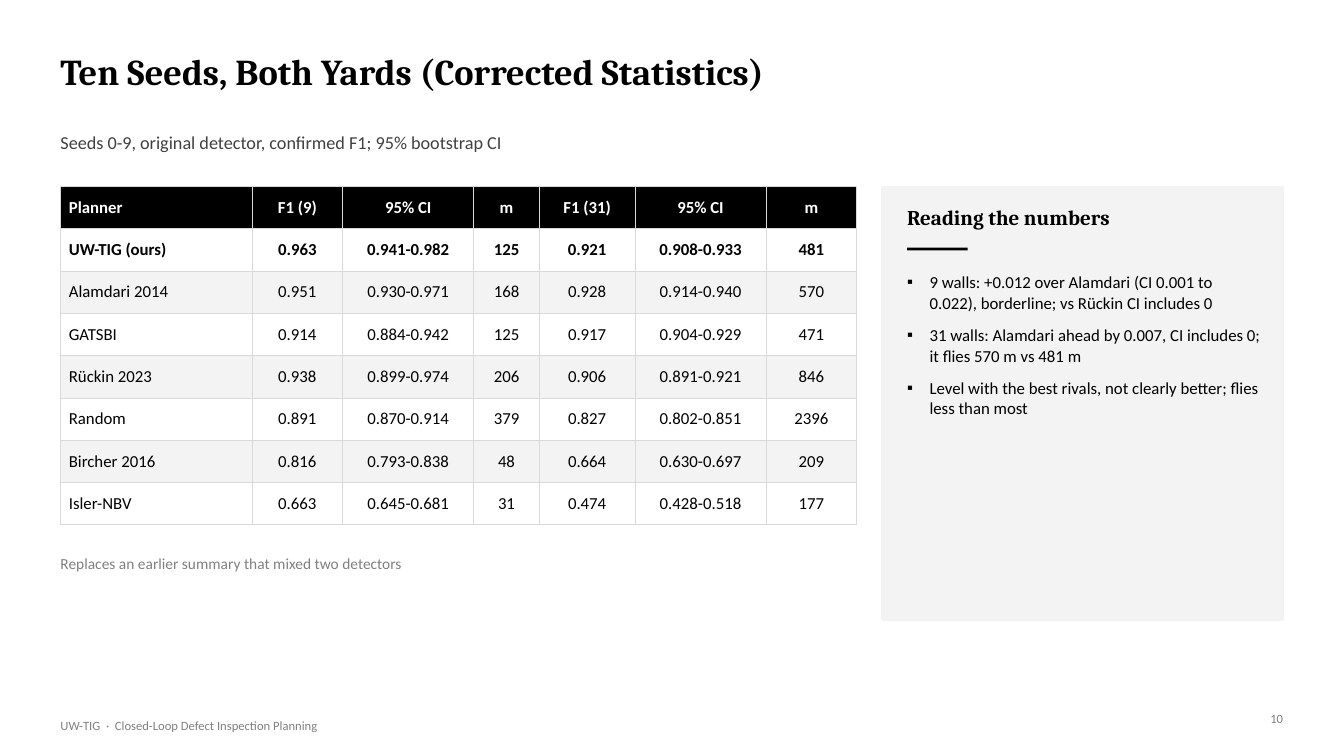
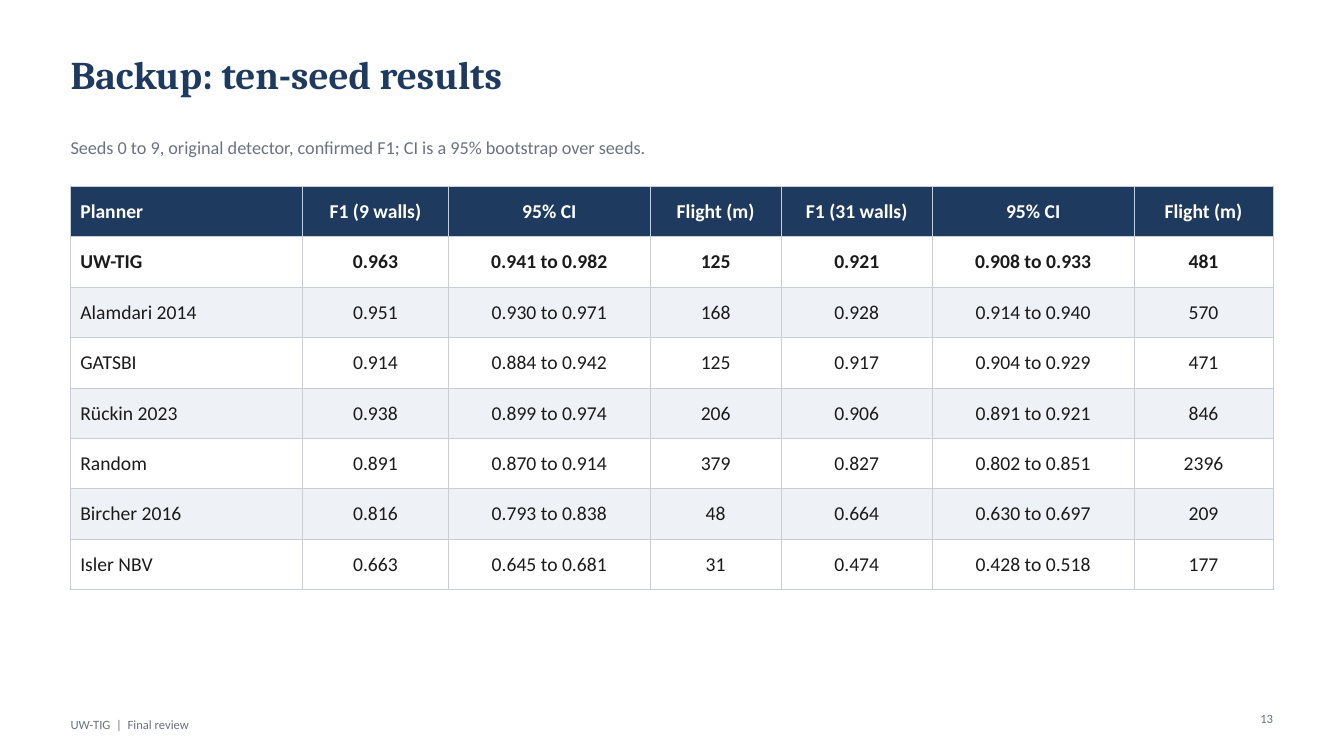
Before and after one commit to DrNeel11/project_work_1, a slide deck: slide 13 of drone-sim-today/UW-TIG_Review_Deck.pptx (slide 10 before the commit). Drawn at 1344x756 pixels with LibreOffice and Linux fonts; fonts in the diff are those of the drawing. Boxes give left, top, right and bottom in pixels: in the first picture for what was removed or moved away, otherwise in the second. Text is boxed around its words. In the diff, an @@ line names an element or a change of style, - is before the commit and + after.

```diff
--- a/drone-sim-today/UW-TIG_Review_Deck.pptx
+++ b/drone-sim-today/UW-TIG_Review_Deck.pptx
@@ title at <box>71,61,502,98</box>: text changed; size 26 to 28 pt; text colour #000000 to #1F3A5F @@
-Ten Seeds, Both Yards (Corrected Statistics)
+Backup: ten-seed results
@@ text at <box>71,141,645,157</box>: text changed; text colour #404040 to #6B7280 @@
-Seeds 0-9, original detector, confirmed F1; 95% bootstrap CI
+Seeds 0 to 9, original detector, confirmed F1; CI is a 95% bootstrap over seeds.
@@ table at <box>71,187,1273,575</box> @@
-row 1: Planner | F1 (9) | 95% CI | m | F1 (31) | 95% CI | m
+row 1: Planner | F1 (9 walls) | 95% CI | Flight (m) | F1 (31 walls) | 95% CI | Flight (m)
-row 2: UW-TIG (ours) | 0.963 | 0.941-0.982 | 125 | 0.921 | 0.908-0.933 | 481
+row 2: UW-TIG | 0.963 | 0.941 to 0.982 | 125 | 0.921 | 0.908 to 0.933 | 481
-row 3, column 3: 0.930-0.971
+row 3, column 3: 0.930 to 0.971
-row 3, column 6: 0.914-0.940
+row 3, column 6: 0.914 to 0.940
-row 4, column 3: 0.884-0.942
+row 4, column 3: 0.884 to 0.942
-row 4, column 6: 0.904-0.929
+row 4, column 6: 0.904 to 0.929
-row 5, column 3: 0.899-0.974
+row 5, column 3: 0.899 to 0.974
-row 5, column 6: 0.891-0.921
+row 5, column 6: 0.891 to 0.921
-row 6, column 3: 0.870-0.914
+row 6, column 3: 0.870 to 0.914
-row 6, column 6: 0.802-0.851
+row 6, column 6: 0.802 to 0.851
-row 7, column 3: 0.793-0.838
+row 7, column 3: 0.793 to 0.838
-row 7, column 6: 0.630-0.697
+row 7, column 6: 0.630 to 0.697
-row 8: Isler-NBV | 0.663 | 0.645-0.681 | 31 | 0.474 | 0.428-0.518 | 177
+row 8: Isler NBV | 0.663 | 0.645 to 0.681 | 31 | 0.474 | 0.428 to 0.518 | 177
@@ fill #000000 to #1F3A5F in row 1 @@
@@ fill #F3F3F3 to #EEF1F5 in 21 cells @@
@@ size 12 to 14 pt in "Planner", "95% CI", "95% CI", "0.963" and 32 more places @@
@@ text colour #000000 to #1B1B1B in "0.963", "125", "0.921", "481" and 29 more places @@
@@ borders changed @@
@@ table: place and size @@
-table at <box>60,187,857,513</box>
+table at <box>71,187,1273,575</box>
@@ rectangle removed at <box>882,187,1284,620</box> @@
@@ text removed at <box>907,210,1110,230</box> @@
-Reading the numbers
@@ line removed from (907, 249) to (968, 249) @@
@@ text removed at <box>930,276,1260,414</box> @@
-▪ 9 walls: +0.012 over Alamdari (CI 0.001 to 0.022), borderline; vs Rückin CI includes 0
-▪ 31 walls: Alamdari ahead by 0.007, CI includes 0; it flies 570 m vs 481 m
-▪ Level with the best rivals, not clearly better; flies less than most
@@ text removed at <box>60,558,401,572</box> @@
-Replaces an earlier summary that mixed two detectors
@@ text added at <box>1260,715,1273,723</box>, 9 pt, text #6B7280 @@
+13
@@ text removed at <box>1270,715,1283,723</box> @@
-10
@@ text at <box>71,720,189,729</box>: text changed; text colour #808080 to #6B7280 @@
-UW-TIG · Closed-Loop Defect Inspection Planning
+UW-TIG | Final review
```
Also in this commit, not shown: 4 other slides changed, 8 slides added, 9 slides removed, 4 other files.
